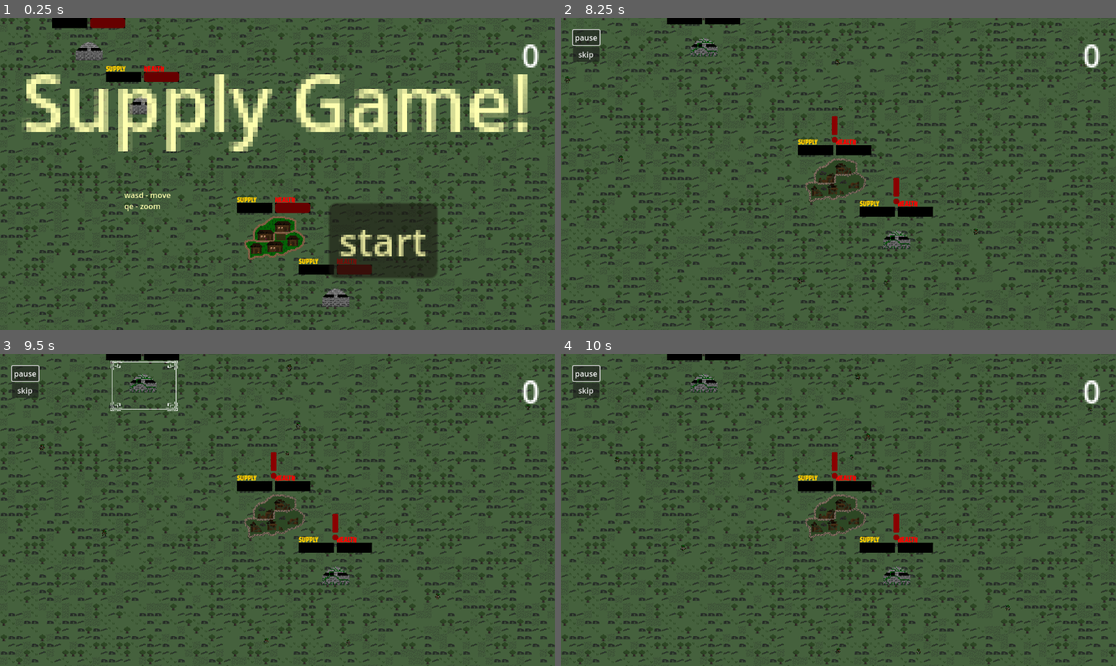
Above: before the commit, frames 1-4 (two rows, left to right).
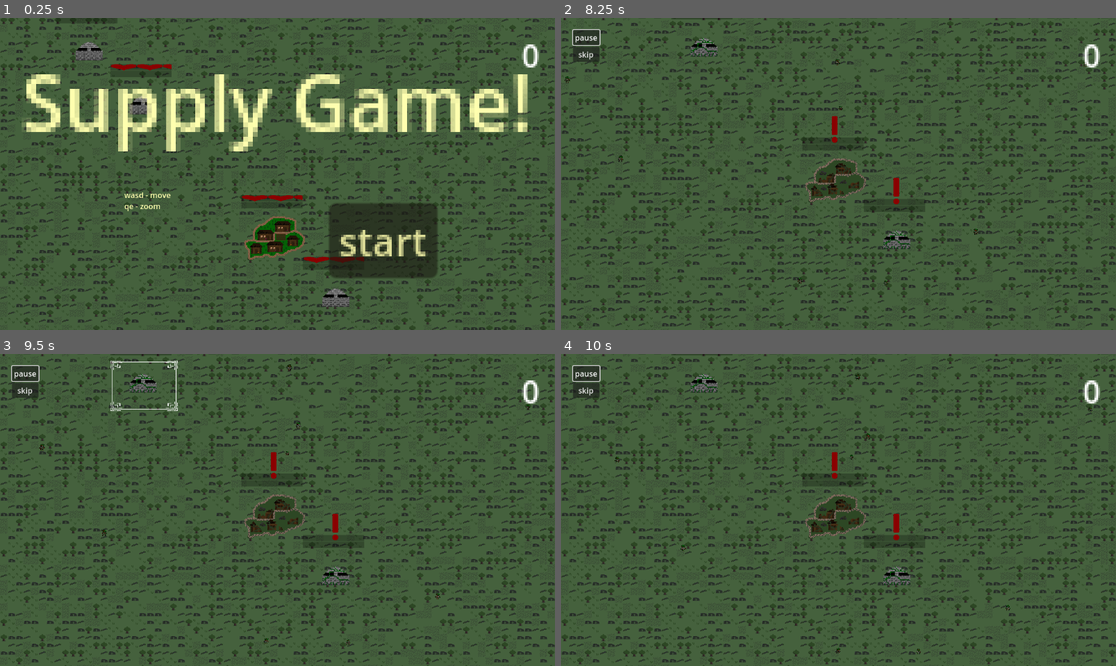
Above: after the commit, the same moments.

Repository: lewis785/ludum-dare-53
Game: Godot game, scene res://scenes/main.tscn
Same seed, same stepped clock (60 frames per second), same inputs: the game is played once before the commit and once after it.
Inputs (mouse positions are in pixels of both pictures, inside the frame that each line leads up to):
- Up to frame 1 (0.25 s): no input
- Up to frame 2 (8.25 s): click "start" at 0.5 s; click "skip" at 1.25 s; click "slow" at 2 s; click "skip" at 2.75 s; click "slow" at 3.5 s; click "skip" at 4.25 s; click "slow" at 5 s; click "pause" at 5.75 s; click "paused" at 6.5 s; move the mouse to (832, 236) at 7.27 s; press the mouse at (832, 236) at 7.28 s; move the mouse to (899, 298) at 8.02 s; release the mouse at (899, 298) at 8.03 s; tap S (camera_down) at 8.1 s; click (899, 298) at 8.17 s
- Up to frame 3 (9.5 s): move the mouse to (144, 382) at 8.77 s; hold A (camera_left) from 8.78 s (still down); click (144, 382) at 8.92 s
- Up to frame 4 (10 s): move the mouse to (810, 572) at 9.52 s; release A (camera_left) at 9.53 s; tap D (camera_right) at 9.6 s; click (810, 572) at 9.67 s

The runs differ from the first frame. In frame 1, 2.3% of the frame differs, in the area x 9-67%, y 0-83%; in frame 2, 1.5%; in frame 3, 1.5%; in frame 4, 1.5%.

Commit message:
feat: update status bars

Diff:
--- a/scenes/map/map_populate.gd
+++ b/scenes/map/map_populate.gd
@@ -36,7 +36,6 @@
 	town_turret_range = sector_width/4
 
 	populate_map()
-	create_roads()
 
 func populate_map():
 	for sector_num in map_sectors:
--- a/scenes/status_bar/status_bar.gd
+++ b/scenes/status_bar/status_bar.gd
@@ -3,10 +3,12 @@
 @export var label = "Status"
 @export var percentage = 0
 @export var colour: Color
+@export var texture: Texture2D
 
-func set_label(value: String):
-	$Label.text = value
-	update_label();
+func set_texture():
+	var new_stylebox_normal = $ProgressBar.get_theme_stylebox("fill").duplicate()
+	new_stylebox_normal.texture = texture
+	$ProgressBar.add_theme_stylebox_override("fill", new_stylebox_normal)
 
 func set_percentage(value: int):
 	percentage = value
@@ -15,8 +17,6 @@
 func update_process_bar():
 	$ProgressBar.value = percentage
 
-func update_label():
-	$Label.text = label
 
 func update_colour():
 	var tmp_colour = self.get_modulate()
@@ -27,5 +27,5 @@
 
 func _ready():
 	update_colour()
-	update_label()
 	update_process_bar()
+	set_texture()
--- a/scenes/status_bar/status_bar.tscn
+++ b/scenes/status_bar/status_bar.tscn
@@ -1,16 +1,15 @@
-[gd_scene load_steps=6 format=3 uid="uid://dws8yrkuha0xn"]
+[gd_scene load_steps=5 format=3 uid="uid://dws8yrkuha0xn"]
 
-[ext_resource type="FontFile" uid="uid://d0nym5e6k1aje" path="res://fonts/dreadringer.ttf" id="1_if7jo"]
 [ext_resource type="Script" path="res://scenes/status_bar/status_bar.gd" id="1_wufho"]
 
 [sub_resource type="Theme" id="Theme_adewy"]
-default_font = ExtResource("1_if7jo")
 
 [sub_resource type="StyleBoxFlat" id="StyleBoxFlat_48n52"]
-bg_color = Color(0, 0, 0, 1)
+bg_color = Color(0, 0, 0, 0.254902)
 
-[sub_resource type="Theme" id="Theme_bp1q4"]
-default_font = ExtResource("1_if7jo")
+[sub_resource type="StyleBoxTexture" id="StyleBoxTexture_6inhe"]
+axis_stretch_horizontal = 1
+axis_stretch_vertical = 2
 
 [node name="status_bar" type="Control"]
 z_as_relative = false
@@ -21,18 +20,11 @@
 
 [node name="ProgressBar" type="ProgressBar" parent="."]
 layout_mode = 0
-offset_top = 22.0
-offset_right = 73.0
-offset_bottom = 43.0
+offset_top = 19.0
+offset_right = 127.0
+offset_bottom = 32.0
 theme = SubResource("Theme_adewy")
 theme_override_styles/background = SubResource("StyleBoxFlat_48n52")
+theme_override_styles/fill = SubResource("StyleBoxTexture_6inhe")
 value = 45.0
 show_percentage = false
-
-[node name="Label" type="Label" parent="."]
-layout_mode = 0
-offset_top = 7.0
-offset_right = 73.0
-offset_bottom = 30.0
-theme = SubResource("Theme_bp1q4")
-text = "Status Bar"
--- a/scenes/structure/structure.tscn
+++ b/scenes/structure/structure.tscn
@@ -8,8 +8,10 @@
 [ext_resource type="Texture2D" uid="uid://dsl06clss4god" path="res://assets/village/ui_borders.png" id="6_6ghwf"]
 [ext_resource type="PackedScene" uid="uid://diu6ls3spsxlf" path="res://scenes/enemy/target.tscn" id="6_tyybt"]
 [ext_resource type="PackedScene" uid="uid://bedx7ybi8m0ef" path="res://scenes/supply_store/supply_store.tscn" id="9_ktk31"]
+[ext_resource type="Texture2D" uid="uid://crg5lh8xmoylf" path="res://assets/heart.png" id="10_8x0iy"]
 [ext_resource type="AudioStream" uid="uid://b7hltg4hncbck" path="res://sounds/effects/Ting.wav" id="10_27gmi"]
 [ext_resource type="PackedScene" uid="uid://dws8yrkuha0xn" path="res://scenes/status_bar/status_bar.tscn" id="10_srmwv"]
+[ext_resource type="Texture2D" uid="uid://c88nwnkcbc10f" path="res://assets/projectile/single_bullet.png" id="11_flws3"]
 [ext_resource type="Texture2D" uid="uid://d06f6hwb5nlx5" path="res://assets/exclamation.png" id="11_il31b"]
 
 [sub_resource type="RectangleShape2D" id="RectangleShape2D_0drnf"]
@@ -165,21 +167,23 @@
 scale = Vector2(0.5, 0.5)
 
 [node name="health" parent="." instance=ExtResource("10_srmwv")]
-offset_left = 3.0
-offset_top = -91.0
-offset_right = 3.0
-offset_bottom = -91.0
+offset_left = -67.0
+offset_top = -104.0
+offset_right = -67.0
+offset_bottom = -104.0
 label = "Health"
 percentage = 100
 colour = Color(1, 0, 0, 1)
+texture = ExtResource("10_8x0iy")
 
 [node name="supply" parent="." instance=ExtResource("10_srmwv")]
-offset_left = -76.0
-offset_top = -91.0
-offset_right = -76.0
-offset_bottom = -91.0
+offset_left = -67.0
+offset_top = -90.0
+offset_right = -67.0
+offset_bottom = -90.0
 label = "Supply"
 colour = Color(1, 0.803922, 0, 1)
+texture = ExtResource("11_flws3")
 
 [node name="ScoreTimer" type="Timer" parent="."]
 wait_time = 5.0
--- a/scenes/supply_depot/supply_depot.tscn
+++ b/scenes/supply_depot/supply_depot.tscn
@@ -91,7 +91,7 @@
 script = ExtResource("1_8fqxo")
 
 [node name="DepotSprite" type="AnimatedSprite2D" parent="."]
-position = Vector2(-2, 17)
+position = Vector2(-2, -42)
 scale = Vector2(5, 5)
 sprite_frames = SubResource("SpriteFrames_u2thd")
 animation = &"depot-healthy"
@@ -111,19 +111,19 @@
 [node name="RefillTimer" type="Timer" parent="."]
 
 [node name="SupplyBar" parent="." instance=ExtResource("5_qdkt8")]
-offset_left = -77.0
-offset_top = -72.0
-offset_right = -77.0
-offset_bottom = -72.0
+offset_left = -61.0
+offset_top = -121.0
+offset_right = -61.0
+offset_bottom = -121.0
 label = "Supply"
 percentage = 100
 colour = Color(1, 0.803922, 0, 1)
 
 [node name="HealthBar" parent="." instance=ExtResource("5_qdkt8")]
-offset_left = 4.0
-offset_top = -72.0
-offset_right = 4.0
-offset_bottom = -72.0
+offset_left = -61.0
+offset_top = -135.0
+offset_right = -61.0
+offset_bottom = -135.0
 label = "Health"
 colour = Color(1, 0, 0, 1)
 
Binary file added: assets/heart.png
Not shown, added: assets/heart.png.import
Binary file added: assets/projectile/single_bullet.png
Not shown, added: assets/projectile/single_bullet.png.import
Not shown: 1 places in scenes/structure/structure.tscn that only renumber resources
